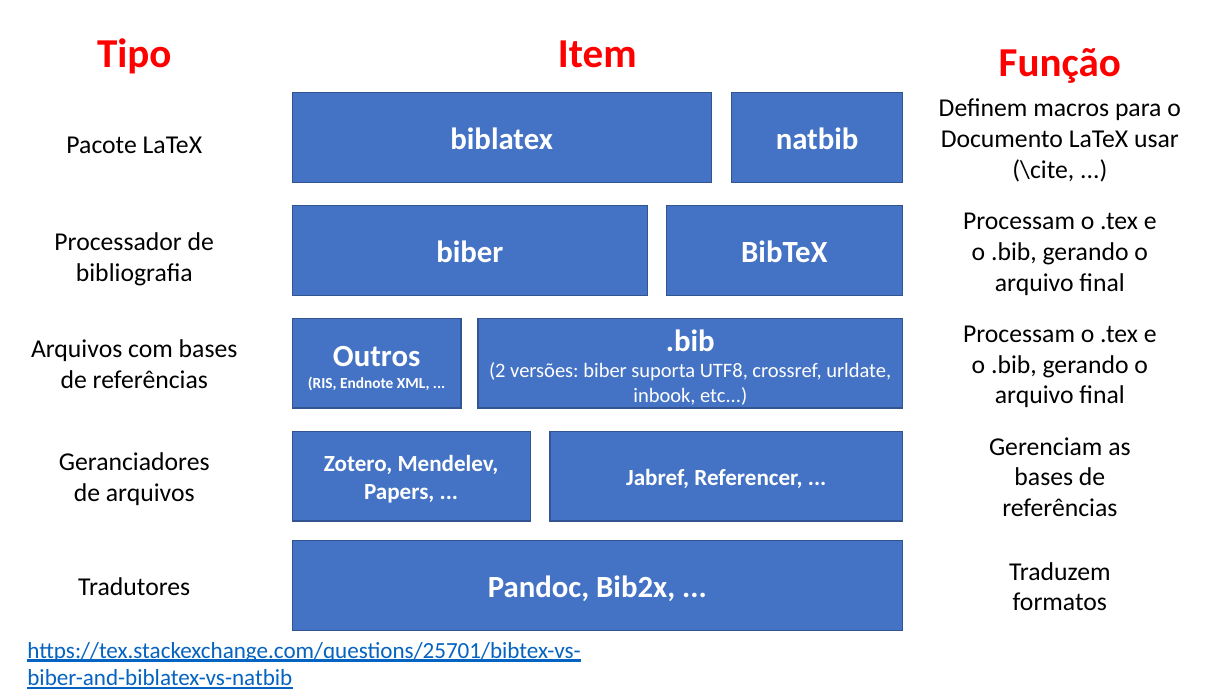
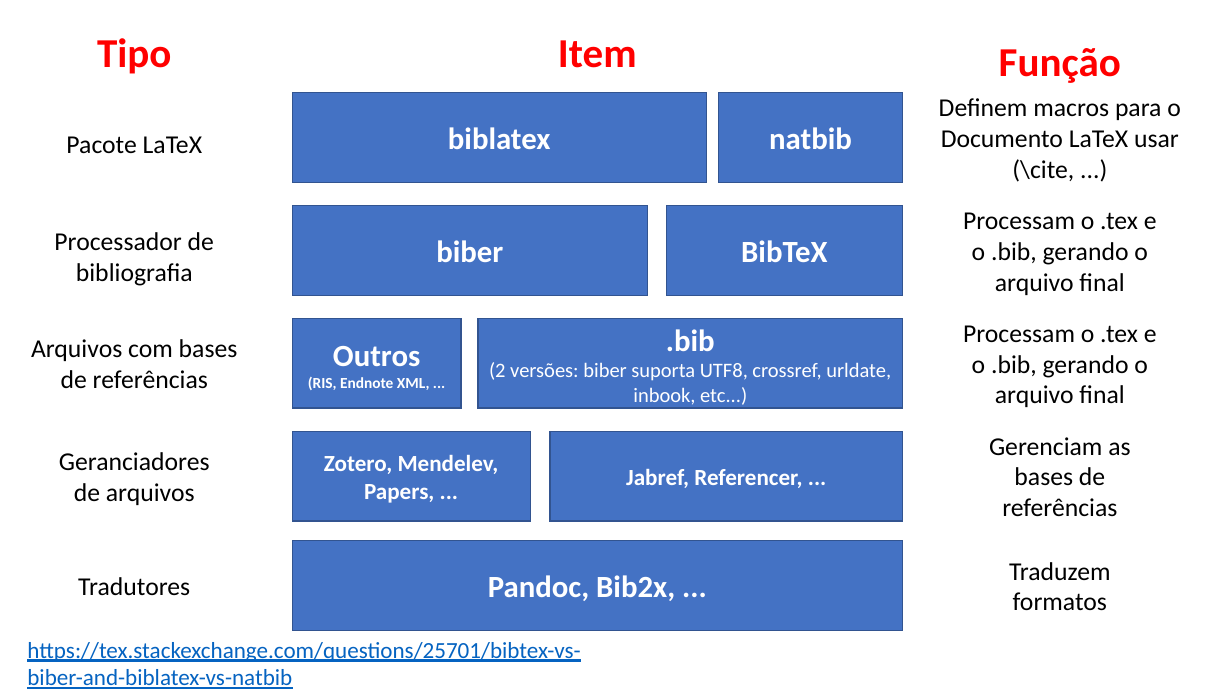
Before and after one commit to xexeo/Seminario-LaTeX-2020, a slide deck: slide 1 of Images/mundobibtex.pptx (slide 2 before the commit). Drawn at 1232x693 pixels with LibreOffice and Linux fonts; fonts in the diff are those of the drawing. Boxes give left, top, right and bottom in pixels: in the first picture for what was removed or moved away, otherwise in the second. Text is boxed around its words. In the diff, an @@ line names an element or a change of style, - is before the commit and + after.

```diff
--- a/Images/mundobibtex.pptx
+++ b/Images/mundobibtex.pptx
@@ rectangle "biblatex": place and size @@
-rectangle "biblatex" at bbox=[292, 92, 712, 182]
+rectangle "biblatex" at bbox=[292, 92, 706, 182]
@@ rectangle "natbib": place and size @@
-rectangle "natbib" at bbox=[732, 92, 903, 182]
+rectangle "natbib" at bbox=[719, 92, 903, 182]
```
Also in this commit, not shown: 1 slide removed, 3 other files.
